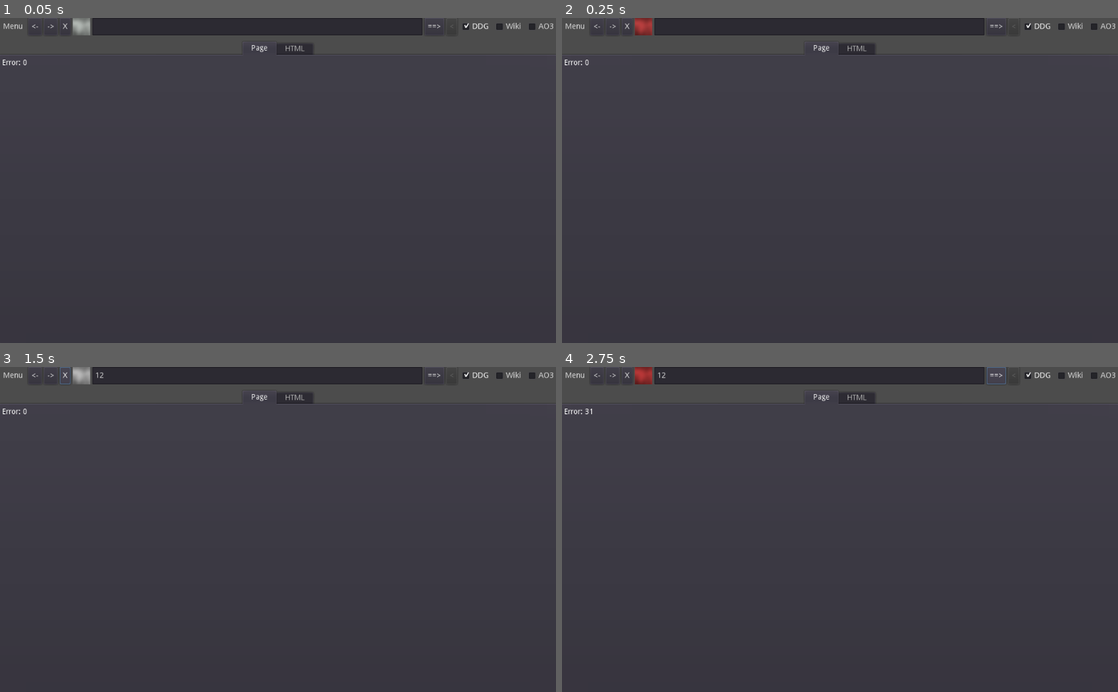
Above: before the commit, frames 1-4 (two rows, left to right).
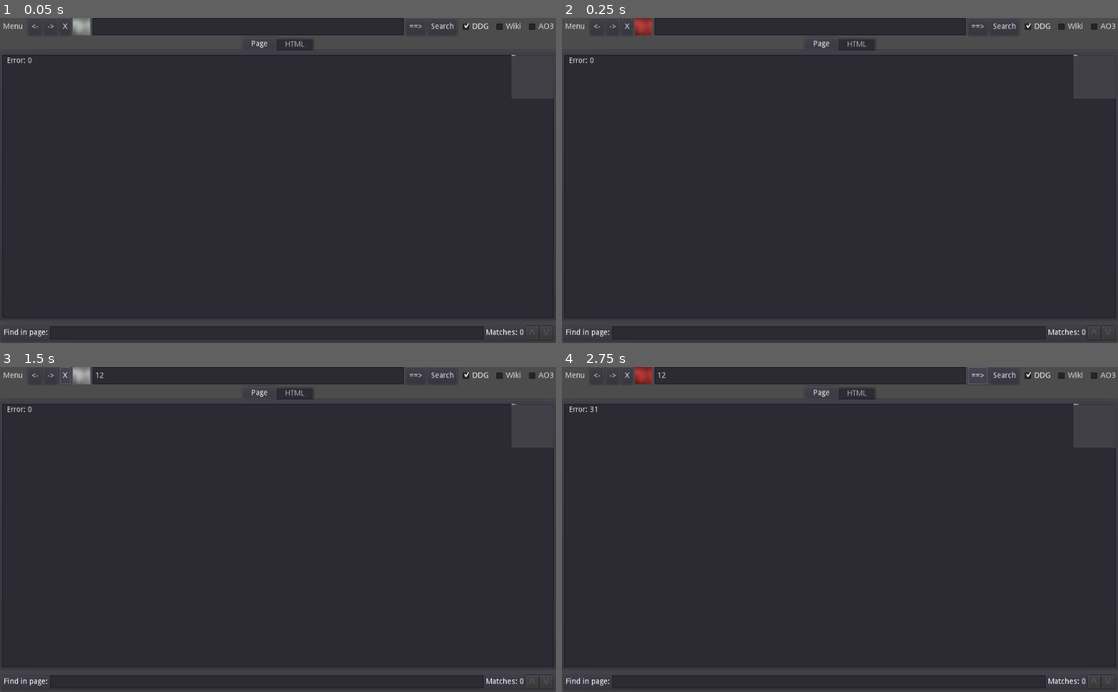
Above: after the commit, the same moments.

Repository: KaizNike/Lite-Web-Browser
Game: Godot game, scene res://src/App.tscn
Two runs of this game, one before a commit and one after it. Both use one fixed random seed, a clock stepped at 60 frames per second and the inputs below. Before the commit the project has no main scene; this scene is started directly in both runs.
Inputs (mouse positions are in pixels of both pictures, inside the frame that each line leads up to):
- Up to frame 1 (0.05 s): no input
- Up to frame 2 (0.25 s): no input
- Up to frame 3 (1.5 s): click (255, 376) at 0.52 s; type "12" at 0.6 s; click "X" at 1.25 s
- Up to frame 4 (2.75 s): click "==>" at 2 s

The runs differ from the first frame. In frame 1, 1.3% of the frame differs, in the area x 0-100%, y 0-99%; in frame 2, 1.3%; in frame 3, 1.3%; in frame 4, 1.5%.

Commit message:
Work on Search

Diff:
--- a/KN Lite Web Browser/project.godot
+++ b/KN Lite Web Browser/project.godot
@@ -11,6 +11,7 @@
 [application]
 
 config/name="KN Lite Web Browser"
+run/main_scene="res://src/App.tscn"
 config/icon="res://icon.png"
 
 [gui]
--- a/KN Lite Web Browser/src/App.gd
+++ b/KN Lite Web Browser/src/App.gd
@@ -5,14 +5,23 @@
 var currentSearch = "DDG"
 var currentMatch = 0
 var matches = []
+var Match = {}
 var Query = ""
+
+var terms = []
+var termsAmt = 0
+var textToFind = ""
 # Declare member variables here. Examples:
 # var a = 2
 # var b = "text"
 
+onready var page = $UI/VSplitContainer/TabContainer/Page
+onready var html = $UI/VSplitContainer/TabContainer/HTML
 
 # Called when the node enters the scene tree for the first time.
 func _ready():
+	var menu1 = page.get_menu()
+	var menu2 = html.get_menu()
 	var init = "https://godotengine.org"
 	_on_LineEdit_text_entered(init)
 
@@ -29,16 +38,16 @@
 
 func _on_HTTPRequest_request_completed(result, response_code, headers, body):
 	if response_code != 200:
-		$UI/VSplitContainer/TabContainer/Page.text = "Error: " + str(response_code)
-		$UI/VSplitContainer/TabContainer/HTML.text = "Error: " + str(response_code)
+		page.text = "Error: " + str(response_code)
+		html.text = "Error: " + str(response_code)
 #		return("HTTP Response: " + str(response_code))
 		print(response_code)
 		$UI/VSplitContainer/HBoxContainer/ProgressText/ProgressAnim.play("failed")
 	else:
-		var html = body.get_string_from_utf8()
-		$UI/VSplitContainer/TabContainer/HTML.text = html
-		var search = $BingHelp.extract_text_and_links(html)
-		$UI/VSplitContainer/TabContainer/Page.text = str(search)
+		var Html = body.get_string_from_utf8()
+		html.text = Html
+		var search = $BingHelp.extract_text_and_links(Html)
+		page.text = str(search).percent_decode()
 		print("Loaded")
 		$UI/VSplitContainer/HBoxContainer/ProgressText/ProgressAnim.play("loaded")
 		pathIndex += 1
@@ -48,11 +57,11 @@
 ##		sorta worked
 #		var search = regex.search_all(html)
 #		if !search:
-#			$UI/VSplitContainer/TabContainer/Page.text = "Regex fail." + str(error)
+#			page.text = "Regex fail." + str(error)
 #		else:
 #			print(search)
 #			for part in search:
-#				$UI/VSplitContainer/TabContainer/Page.text += part.get_string() + "\n\n"
+#				page.text += part.get_string() + "\n\n"
 	pass # Replace with function body.
 
 
@@ -61,8 +70,8 @@
 	$UI/VSplitContainer/HBoxContainer/ProgressText/ProgressAnim.play("loading")
 	var request = $HTTPRequest.request(new_text)
 	if request != OK:
-		$UI/VSplitContainer/TabContainer/Page.text = "Error: " + str(request)
-		$UI/VSplitContainer/TabContainer/HTML.text = "Error: " + str(request)
+		page.text = "Error: " + str(request)
+		html.text = "Error: " + str(request)
 		$UI/VSplitContainer/HBoxContainer/ProgressText/ProgressAnim.play("failed")
 		print(request)
 	paths.append(new_text)
@@ -86,8 +95,8 @@
 		print("Reading about it on A03")
 		search_term = "https://archiveofourown.org/works/search?work_search%5Bquery%5D=" + query
 	else:
-		$UI/VSplitContainer/TabContainer/Page.text = "No search selected."
-		$UI/VSplitContainer/TabContainer/HTML.text = "No html from search not selected."
+		page.text = "No search selected."
+		html.text = "No html from search not selected."
 #	var search_term = "https://api.duckduckgo.com/?q=" + query + "&format=html"
 #	paths.append(search_term)
 	$UI/VSplitContainer/HBoxContainer/LineEdit.text = search_term
@@ -150,10 +159,10 @@
 	if query:
 		$UI/VSplitContainer/HBoxContainer/ProgressText/ProgressAnim.play("loading")
 		var text = ""
-		if $UI/VSplitContainer/TabContainer/Page.visible:
-			text = $UI/VSplitContainer/TabContainer/Page.text
-		elif $UI/VSplitContainer/TabContainer/HTML.visible:
-			text = $UI/VSplitContainer/TabContainer/HTML.text
+		if page.visible:
+			text = page.text
+		elif html.visible:
+			text = html.text
 		var start_index = 0
 		while true:
 			var match_start = text.find(query,start_index)
@@ -179,8 +188,80 @@
 func _on_FindButtonNxt_pressed():
 	if len(matches) > 0:
 		currentMatch = (currentMatch+1) %len(matches)
-		if $UI/VSplitContainer/TabContainer/Page.visible:
-			$UI/VSplitContainer/TabContainer/Page.select(matches[currentMatch],matches[currentMatch]+Query.length())
-		elif $UI/VSplitContainer/TabContainer/HTML.visible:
-			$UI/VSplitContainer/TabContainer/HTML.select(matches[currentMatch],matches[currentMatch]+Query.length())
-	pass # Replace with function body.
+		if page.visible:
+			page.select(matches[currentMatch],matches[currentMatch]+Query.length())
+		elif html.visible:
+			html.select(matches[currentMatch],matches[currentMatch]+Query.length())
+	pass # Replace with function body.
+
+
+func select_term(loc, text):
+	if page.visible:
+		page.select(loc[TextEdit.SEARCH_RESULT_LINE], loc[TextEdit.SEARCH_RESULT_COLUMN], loc[TextEdit.SEARCH_RESULT_LINE], loc[TextEdit.SEARCH_RESULT_COLUMN] + text.length())
+		page.cursor_set_line(loc[TextEdit.SEARCH_RESULT_LINE])
+		page.cursor_set_column(loc[TextEdit.SEARCH_RESULT_COLUMN])
+	pass
+
+
+func _on_FinderLineEdit_text_changed(new_text):
+	if page.visible:
+		for line in range(page.get_line_count()):
+			page.set_line_as_bookmark(line, false)
+	elif html.visible:
+		for line in range(html.get_line_count()):
+			html.set_line_as_bookmark(line, false)
+	terms.clear()
+	termsAmt = 0
+	if new_text == "":
+		return
+	textToFind = new_text
+	if page.visible:
+		var new_term
+		var searching = true
+		var colI = 0
+		var lineI = 0
+#		while searching:
+#			new_term = page.search(new_text, 0, lineI, colI)
+#			if new_term:
+##				terms.append(new_term)
+#				termsAmt += 1
+#				if termsAmt > 25000:
+#					print("Wow.")
+##				page.set_line_as_bookmark(new_term[TextEdit.SEARCH_RESULT_LINE], true)
+#				colI = new_term[TextEdit.SEARCH_RESULT_COLUMN] + new_text.length()
+#				lineI = new_term[TextEdit.SEARCH_RESULT_LINE]
+#			else:
+#				searching = false
+#			if colI >= page.get_line(lineI).length():
+#				colI = 0
+#				lineI += 1
+#			elif lineI >= page.get_line_count():
+#				searching = false
+#		print(terms)
+		new_term = page.search(new_text, 0, lineI, colI)
+		while new_term:
+			colI = new_term[TextEdit.SEARCH_RESULT_COLUMN] + new_text.length()
+			lineI = new_term[TextEdit.SEARCH_RESULT_LINE]
+			if lineI > 1:
+				print("Check")
+			if termsAmt > 537:
+				print("Stop Here")
+			page.set_line_as_bookmark(new_term[TextEdit.SEARCH_RESULT_LINE], true)
+			termsAmt += 1
+			new_term = page.search(new_text, 0, lineI, colI)
+		if termsAmt > 0:
+			colI = page.cursor_get_column()
+			lineI = page.cursor_get_line()
+			new_term = page.search(new_text, 0, lineI, colI)
+			if not new_term:
+				new_term = page.search(new_text, TextEdit.SEARCH_BACKWARDS, lineI, colI)
+			if new_term:
+				select_term(new_term, new_text)
+				page.highlight_all_occurrences = true
+				$UI/VSplitContainer/PanelContainer/HBoxContainer/TermsAmt.text = "Matches:" + str(termsAmt)
+		pass
+	elif html.visible:
+		var new_term = html.search(new_text, 0, 0, 0)
+		pass
+
+	pass # Replace with function body.
--- a/KN Lite Web Browser/src/App.tscn
+++ b/KN Lite Web Browser/src/App.tscn
@@ -284,7 +284,7 @@
 anchor_right = 1.0
 anchor_bottom = 1.0
 
-[node name="VSplitContainer" type="VSplitContainer" parent="UI"]
+[node name="VSplitContainer" type="VBoxContainer" parent="UI"]
 anchor_right = 1.0
 anchor_bottom = 1.0
 
@@ -342,17 +342,18 @@
 
 [node name="LineEdit" type="LineEdit" parent="UI/VSplitContainer/HBoxContainer"]
 margin_left = 170.0
-margin_right = 778.0
+margin_right = 744.0
 margin_bottom = 32.0
 size_flags_horizontal = 3
 
 [node name="Button" type="Button" parent="UI/VSplitContainer/HBoxContainer"]
-margin_left = 782.0
-margin_right = 818.0
+margin_left = 748.0
+margin_right = 784.0
 margin_bottom = 32.0
 text = "==>"
 
 [node name="FindButtonPrv" type="Button" parent="UI/VSplitContainer/HBoxContainer"]
+visible = false
 margin_left = 822.0
 margin_right = 842.0
 margin_bottom = 32.0
@@ -375,7 +376,6 @@
 text = ">"
 
 [node name="Button3" type="Button" parent="UI/VSplitContainer/HBoxContainer"]
-visible = false
 margin_left = 788.0
 margin_right = 842.0
 margin_bottom = 32.0
@@ -401,21 +401,22 @@
 text = "AO3"
 
 [node name="TabContainer" type="TabContainer" parent="UI/VSplitContainer"]
-margin_top = 44.0
+margin_top = 36.0
 margin_right = 1024.0
-margin_bottom = 600.0
-
-[node name="Page" type="RichTextLabel" parent="UI/VSplitContainer/TabContainer"]
+margin_bottom = 558.0
+size_flags_vertical = 3
+
+[node name="Page" type="TextEdit" parent="UI/VSplitContainer/TabContainer"]
 anchor_right = 1.0
 anchor_bottom = 1.0
 margin_left = 4.0
 margin_top = 32.0
 margin_right = -4.0
 margin_bottom = -4.0
-focus_mode = 2
-selection_enabled = true
-
-[node name="HTML" type="RichTextLabel" parent="UI/VSplitContainer/TabContainer"]
+bookmark_gutter = true
+minimap_draw = true
+
+[node name="HTML" type="TextEdit" parent="UI/VSplitContainer/TabContainer"]
 visible = false
 anchor_right = 1.0
 anchor_bottom = 1.0
@@ -423,9 +424,61 @@
 margin_top = 32.0
 margin_right = -4.0
 margin_bottom = -4.0
-focus_mode = 2
 text = "<html></html>"
-selection_enabled = true
+bookmark_gutter = true
+minimap_draw = true
+
+[node name="PanelContainer" type="PanelContainer" parent="UI/VSplitContainer"]
+margin_top = 562.0
+margin_right = 1024.0
+margin_bottom = 600.0
+
+[node name="HBoxContainer" type="HBoxContainer" parent="UI/VSplitContainer/PanelContainer"]
+margin_left = 7.0
+margin_top = 7.0
+margin_right = 1017.0
+margin_bottom = 31.0
+
+[node name="Label" type="Label" parent="UI/VSplitContainer/PanelContainer/HBoxContainer"]
+margin_top = 5.0
+margin_right = 81.0
+margin_bottom = 19.0
+text = "Find in page:"
+
+[node name="FinderLineEdit" type="LineEdit" parent="UI/VSplitContainer/PanelContainer/HBoxContainer"]
+margin_left = 85.0
+margin_right = 884.0
+margin_bottom = 24.0
+rect_min_size = Vector2( 200, 0 )
+size_flags_horizontal = 3
+
+[node name="TermsAmt" type="Label" parent="UI/VSplitContainer/PanelContainer/HBoxContainer"]
+margin_left = 888.0
+margin_top = 5.0
+margin_right = 958.0
+margin_bottom = 19.0
+text = "Matches: 0"
+
+[node name="Button" type="Button" parent="UI/VSplitContainer/PanelContainer/HBoxContainer"]
+margin_left = 962.0
+margin_right = 984.0
+margin_bottom = 24.0
+disabled = true
+text = "/\\"
+
+[node name="Button2" type="Button" parent="UI/VSplitContainer/PanelContainer/HBoxContainer"]
+margin_left = 988.0
+margin_right = 1010.0
+margin_bottom = 24.0
+disabled = true
+text = "\\/"
+
+[node name="Button3" type="Button" parent="UI/VSplitContainer/PanelContainer/HBoxContainer"]
+visible = false
+margin_left = 990.0
+margin_right = 1010.0
+margin_bottom = 24.0
+text = "X"
 
 [node name="HTTPRequest" type="HTTPRequest" parent="."]
 
@@ -447,4 +500,5 @@
 [connection signal="toggled" from="UI/VSplitContainer/HBoxContainer/CheckBox" to="." method="_on_CheckBox_toggled"]
 [connection signal="toggled" from="UI/VSplitContainer/HBoxContainer/CheckBox2" to="." method="_on_CheckBox2_toggled"]
 [connection signal="toggled" from="UI/VSplitContainer/HBoxContainer/CheckBox3" to="." method="_on_CheckBox3_toggled"]
+[connection signal="text_changed" from="UI/VSplitContainer/PanelContainer/HBoxContainer/FinderLineEdit" to="." method="_on_FinderLineEdit_text_changed"]
 [connection signal="request_completed" from="HTTPRequest" to="." method="_on_HTTPRequest_request_completed"]
--- /dev/null
+++ b/KN Lite Web Browser/src/TextEdit.tscn
@@ -0,0 +1,8 @@
+[gd_scene format=2]
+
+[node name="TextEdit" type="TextEdit"]
+anchor_right = 1.0
+anchor_bottom = 1.0
+highlight_current_line = true
+highlight_all_occurrences = true
+minimap_draw = true
